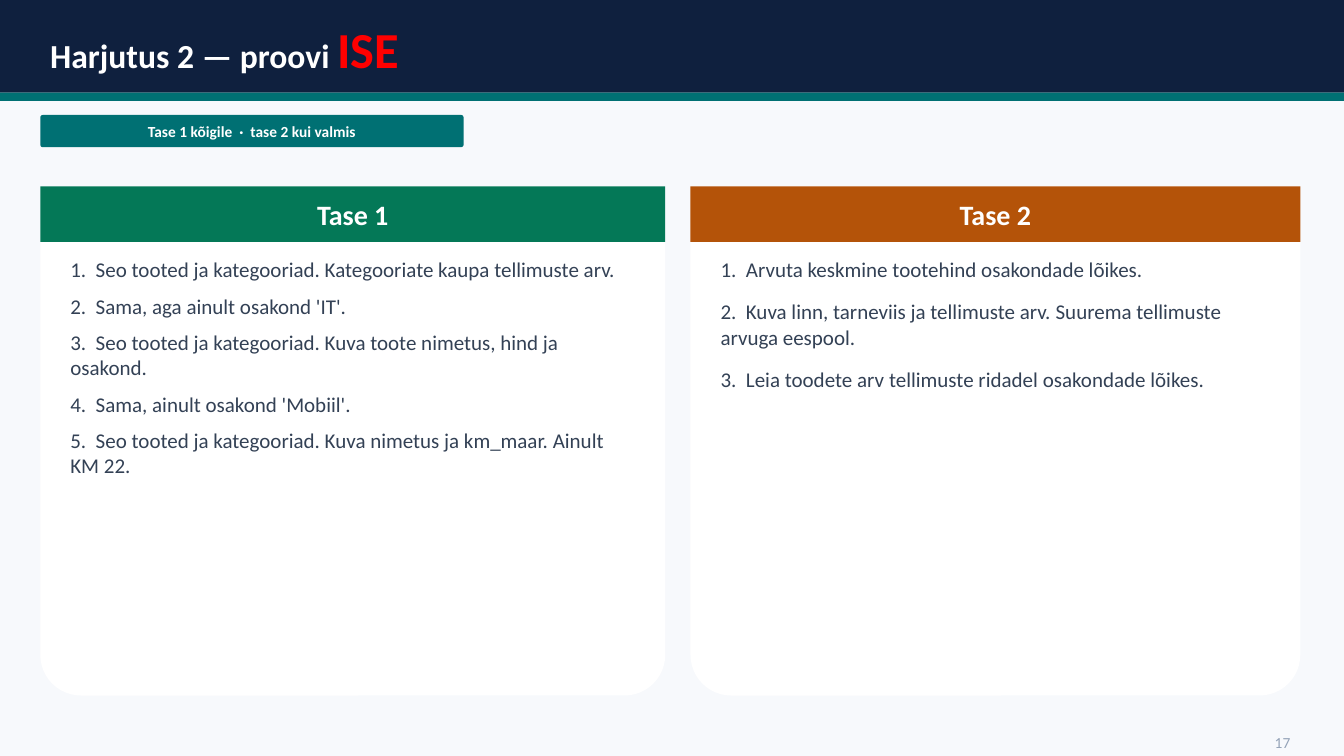
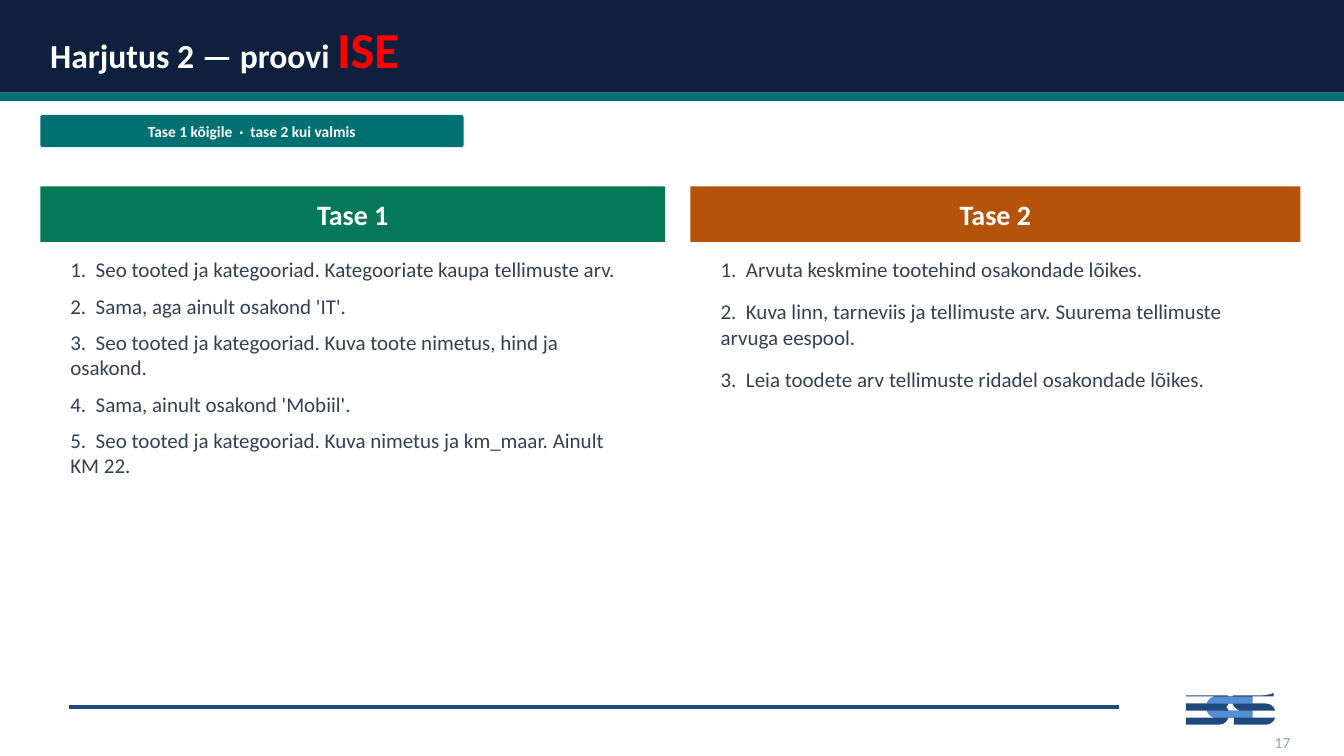
Before and after one commit to emilieabel/andmetarkus, a slide deck: slide 18 of Materjalid/Day8 SQL/8-paev-andmetarkus-esitlus.pptx. Drawn at 1344x756 pixels with LibreOffice and Linux fonts; fonts in the diff are those of the drawing. Boxes give left, top, right and bottom in pixels: in the first picture for what was removed or moved away, otherwise in the second. Text is boxed around its words. In the diff, an @@ line names an element or a change of style, - is before the commit and + after.

```diff
--- a/Materjalid/Day8 SQL/8-paev-andmetarkus-esitlus.pptx
+++ b/Materjalid/Day8 SQL/8-paev-andmetarkus-esitlus.pptx
@@ rectangle removed at (x1=0, y1=0, x2=1344, y2=756) @@
@@ line added from (69, 708) to (1119, 708), #1F497D 3 pt @@
@@ freeform shape added at (x1=1187, y1=690, x2=1275, y2=725), fill #1F497D @@
@@ freeform shape added at (x1=1208, y1=697, x2=1253, y2=718), fill #558ED5 @@
```
Also in this commit, not shown: 3 other slides changed, 1 slide added, 1 slide removed.
